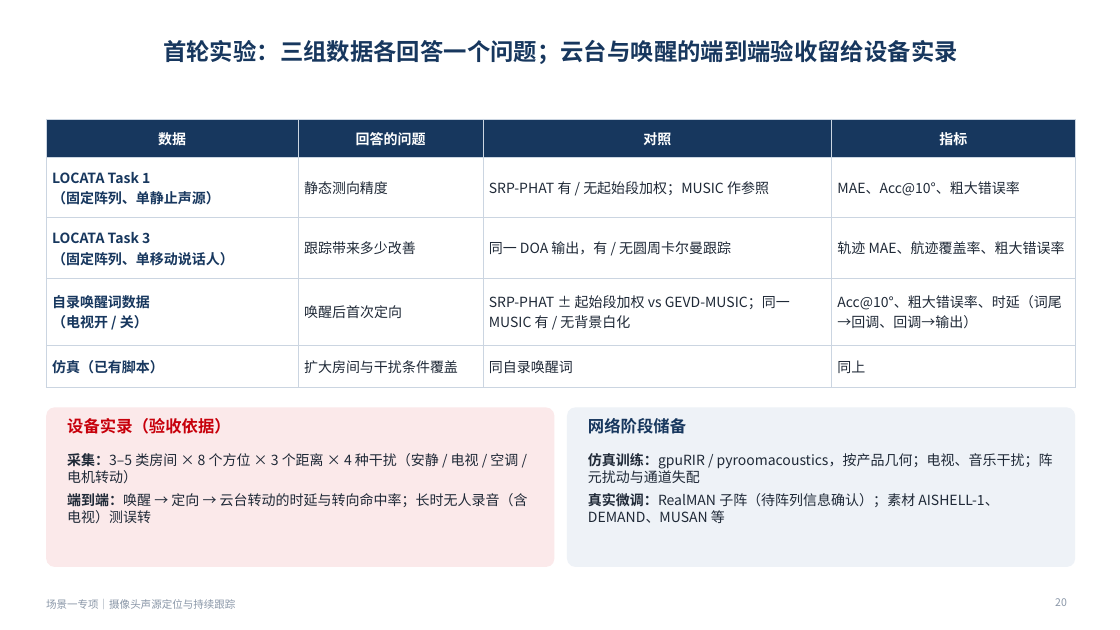
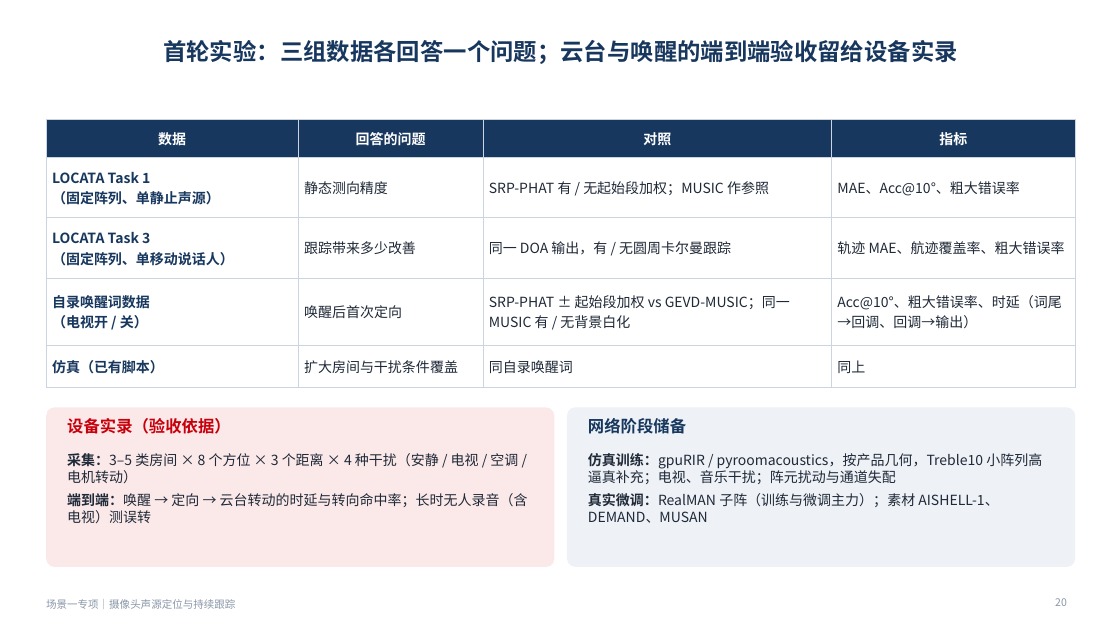
Before and after one commit to ZeroFoxxi/ssl-scene1, a slide deck: slide 20 of 场景一专项_摄像头声源定位与跟踪_方案选型与数据集.pptx. Drawn at 1120x630 pixels with LibreOffice and Linux fonts; fonts in the diff are those of the drawing. Boxes give left, top, right and bottom in pixels: in the first picture for what was removed or moved away, otherwise in the second. Text is boxed around its words. In the diff, an @@ line names an element or a change of style, - is before the commit and + after.

```diff
--- a/场景一专项_摄像头声源定位与跟踪_方案选型与数据集.pptx
+++ b/场景一专项_摄像头声源定位与跟踪_方案选型与数据集.pptx
@@ text at <box>588,453,1042,523</box>: text changed @@
-• 仿真训练：gpuRIR / pyroomacoustics，按产品几何；电视、音乐干扰；阵元扰动与通道失配
-• 真实微调：RealMAN 子阵（待阵列信息确认）；素材 AISHELL-1、DEMAND、MUSAN 等
+• 仿真训练：gpuRIR / pyroomacoustics，按产品几何，Treble10 小阵列高逼真补充；电视、音乐干扰；阵元扰动与通道失配
+• 真实微调：RealMAN 子阵（训练与微调主力）；素材 AISHELL-1、DEMAND、MUSAN
```
Also in this commit, not shown: 4 other slides changed, 9 other files.
